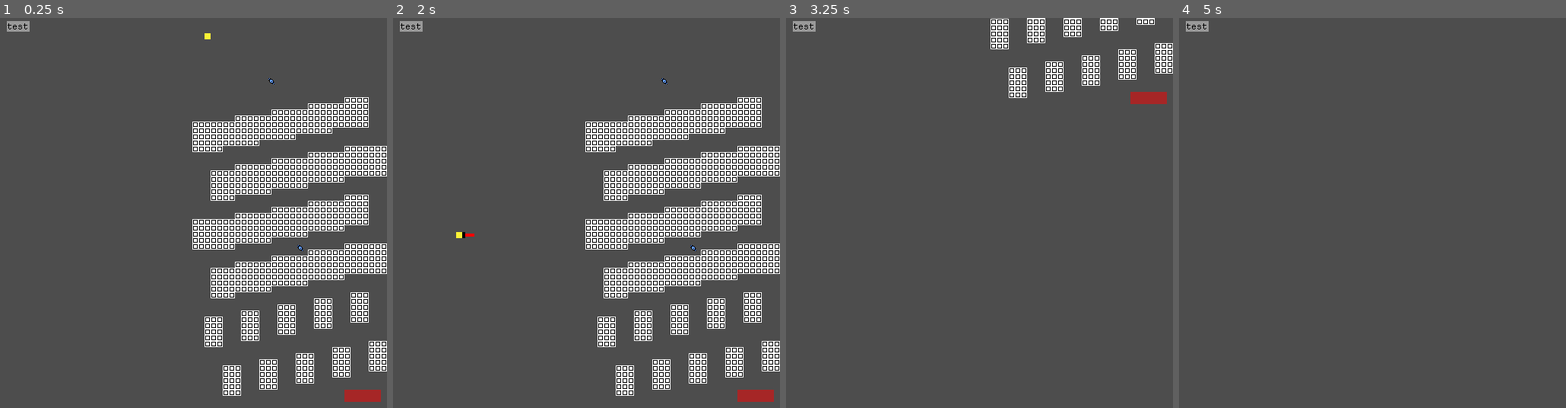
Above: before the commit, frames 1-4 (left to right).
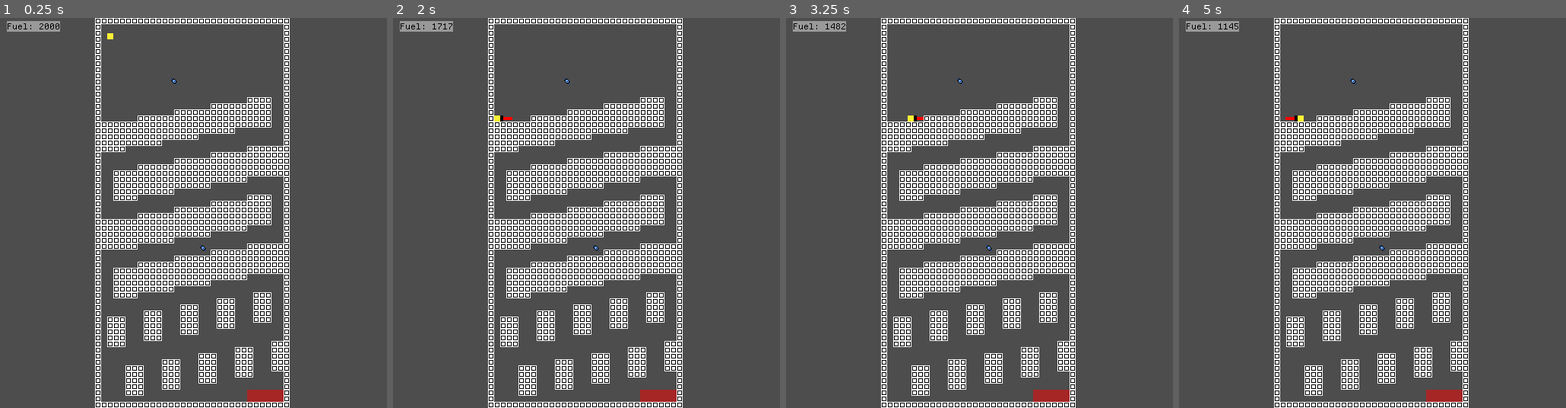
Above: after the commit, the same moments.

Repository: OSGH-web/balloon-movement-demo
Game: Godot game, scene res://levels/level2.tscn
Two runs of this game, one before a commit and one after it. Both use one fixed random seed, a clock stepped at 60 frames per second and the inputs below. This scene is started directly instead of the project's main scene. Sound files missing from this copy of the repository are replaced by a short silence.
Inputs:
- Up to frame 1 (0.25 s): no input
- Up to frame 2 (2 s): tap Enter at 0.5 s; hold Right (ui_right) from 0.53 s (still down); tap Up (ui_up) at 0.77, 1.52 s
- Up to frame 3 (3.25 s): release Right (ui_right) at 2.03 s; hold Left (ui_left) 2.03-2.78 s; hold Right (ui_right) from 2.78 s (still down); tap Up (ui_up) at 3.02 s
- Up to frame 4 (5 s): tap Up (ui_up) at 3.77, 4.52 s; release Right (ui_right) at 4.28 s; hold Left (ui_left) from 4.28 s (still down)

The runs differ from the first frame. In frame 1, 33% of the frame differs, in the area x 1-100%, y 0-100%; in frame 2, 33%; in frame 3, 25%; in frame 4, 22%.
Error before the commit: Parse Error: Unindent doesn't match the previous indentation level. (res://scenes/terrain/terrain.gd:8)

Commit message:
fix formatting in terrain.gd

Diff:
--- a/scenes/terrain/terrain.gd
+++ b/scenes/terrain/terrain.gd
@@ -7,14 +7,15 @@
 	var level = get_parent() as Node2D
 	grid_dimensions = Vector2i(level.width_in_tiles, level.height_in_tiles)
 
-  var level_size = grid_dimensions * tile_size
-  var camera = get_viewport().get_camera_2d()
+	var level_size = grid_dimensions * tile_size
+	var camera = get_viewport().get_camera_2d()
 
-  if camera:
-	  if level_size == Vector2(256, 256):
-		  camera.zoom = Vector2(2.0, 2.0)
-	  else:
-		  camera.offset.x = 128
+	if camera:
+		if level_size == Vector2i(256, 256):
+			camera.zoom = Vector2(2.0, 2.0)
+		else:
+			print("setting offset")
+			camera.offset.x = 128
 
 	generate_border()
 
